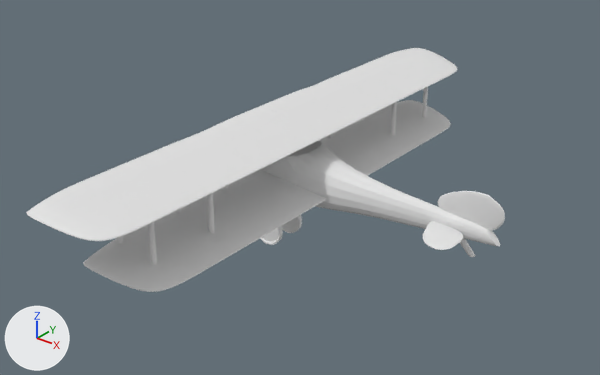
Two versions of the Blender file SpieleProgSoSe2017/Assets/Meshes/Vehicles/blend/Airplane_basic.blend, one commit apart.
Before and after are seen from a 50 mm lens placed at (13.06, -19.22, 11.78), pointed at (-1.54, -0.96, 0.46). Every picture has the same lights, and +X, +Y and +Z are marked at lower left.

Names of what the first picture shows: 'Chassie', 'Fahrwerk', 'Fluegel', 'Heckfluegel', 'Heckleitwerk'.
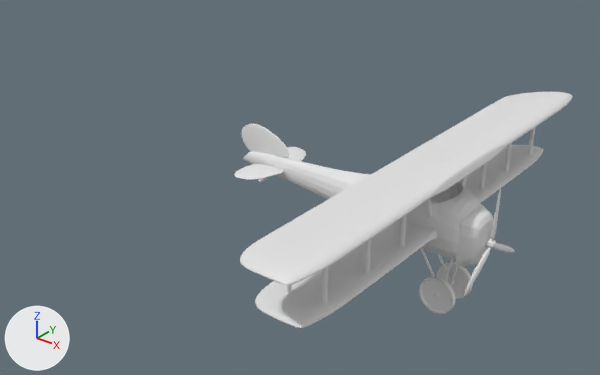
ob_airplane is not drawn itself; it is the parent of ob_fluegel, ob_propeller, ob_fahrwerk, ob_heckfluegel, ob_heckleitwerk, ob_chassie.

Boxes [x1, y1, x2, y2] around the edits, measured in the pictures (600 x 375 px):
'Fluegel', mesh rescaled, turned: before [26, 48, 457, 292]; after [240, 91, 572, 328]
'Chassie', turned: before [260, 141, 500, 257]; after [243, 151, 494, 266]
'Heckleitwerk', turned: before [438, 191, 505, 231]; after [241, 123, 289, 158]
'Fahrwerk', turned: before [260, 215, 302, 245]; after [419, 248, 473, 314]
'Heckfluegel', turned: before [423, 221, 463, 250]; after [235, 147, 306, 180]
'Propeller', turned (not visible before): after [464, 187, 515, 296]

The edits, one by one:
me_cube_004 has 208 vertices, 191 faces and spans x -4.08..-0.52, y -9.3..0.19, z 0.08..2.39.
me_cube_004 is used by ob_fluegel; parent ob_airplane; location (0.0, 0.0, 0.0).
me_cube_004 part 1: the whole mesh is scaled about its middle by (0.823, 0.823, 1), then moved by (-0.05, 0.71, 0.0).
Object 'Airplane' (ob_airplane) turns from (0, 0, 0) to (0, 0, 180) degrees about x, y and z.
